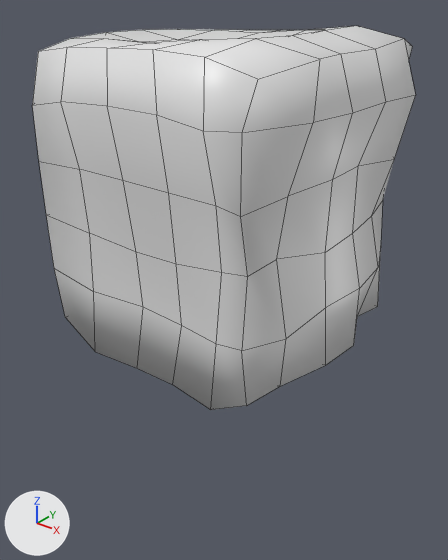
Two versions of the Blender file Assets/Art/wall.blend, one commit apart.
Both versions are drawn from a 50 mm lens placed at (1.317, -1.687, 1.178), pointed at (0.006, -0.048, 0.162). Every picture has the same lights, and +X, +Y and +Z are marked at lower left. Mesh edges are drawn as thin lines.

In view in the first picture: 'wall'.
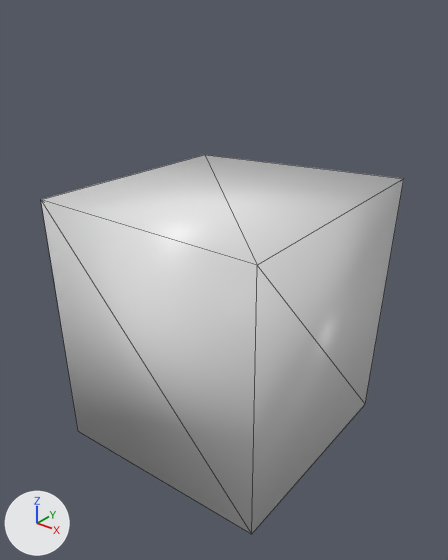
The change, as a diff of the scene's bpy script:
```diff
--- a/Assets/Art/wall.blend.py
+++ b/Assets/Art/wall.blend.py
@@ me_cube @@
 me_cube.from_pydata(...)  # 152 vertices, 150 faces; spans x -0.545..0.524, y -0.506..0.496, z -0.073..1.041
 # used by ob_wall; location = (0.0, 0.0, 0.0)
+# me_cube part 1: the whole mesh is moved by (0.0, 0.0, -0.5)
 me_cube.materials.append(mat_material)
@@ ob_wall @@
 ob_wall.location = (0.0, 0.0, 0.0)
+_m = ob_wall.modifiers.new('Decimate', 'DECIMATE')
+_m.ratio = 0.0432
+_m.iterations = 15
```

Location of each change, (x1, y1, x2, y2) in pixels of the pictures (448 x 560 px):
'wall', mesh moved, modifiers changed: before (33, 26, 415, 410); after (41, 155, 404, 534)
